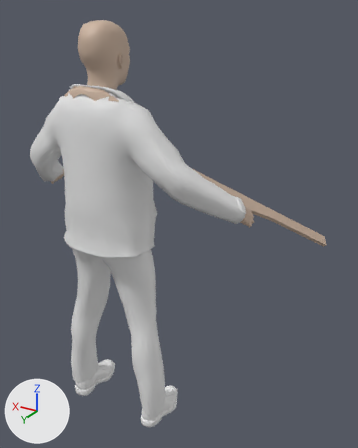
A saved change to the FBX model Assets/blackwhite-side-scroller/Models/enemy.fbx.
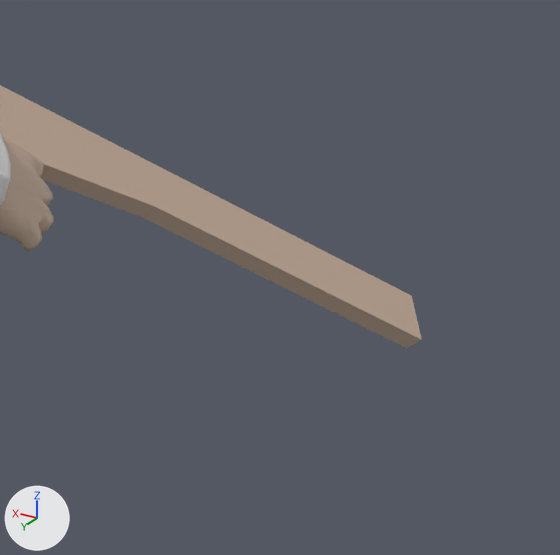
Old and new are each drawn whole from a 50 mm lens placed at (-1.272, 1.508, 1.807), pointed at (-0.166, -0.334, 0.886) and again close up on the part from 68% to 99% of the width and 40% to 64% of the height. Lighting does not change. The marker at lower left points along +X, +Y and +Z.

The scene before the commit, as lines of its bpy script (objects in view):
```python
me_makehuman_character_base = bpy.data.meshes.new('makehuman_character-base')
me_makehuman_character_base.from_pydata(...)  # 12219 vertices, 11688 faces; spans x -0.77..0.56, y -0.73..0.14, z -0.03..1.77
# faces by material slot: [5606, 1020, 2064, 2998]
me_makehuman_character_base.materials.append(mat_defaultskin)  # beige #cab19d
me_makehuman_character_base.materials.append(mat_eye_brown)  # its picture is missing
me_makehuman_character_base.materials.append(mat_shoes03)  # its picture is missing
me_makehuman_character_base.materials.append(mat_male_casualsuit05)  # its picture is missing
# before: 12213 (-0.59, -0.44, 0.96) at pixel (155, 206), 12214 (-0.58, -0.44, 0.95) at pixel (140, 216), 12217 (-0.77, -0.69, 0.78) at pixel (421, 339), 12218 (-0.76, -0.69, 0.77) at pixel (406, 348)
ob_makehuman_character_base = bpy.data.objects.new('makehuman_character-base', me_makehuman_character_base)
ob_makehuman_character_base.location = (0.0, 0.0, 0.0)
```
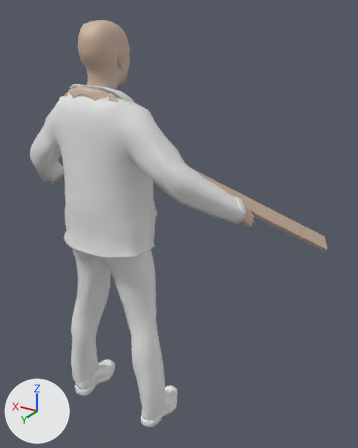
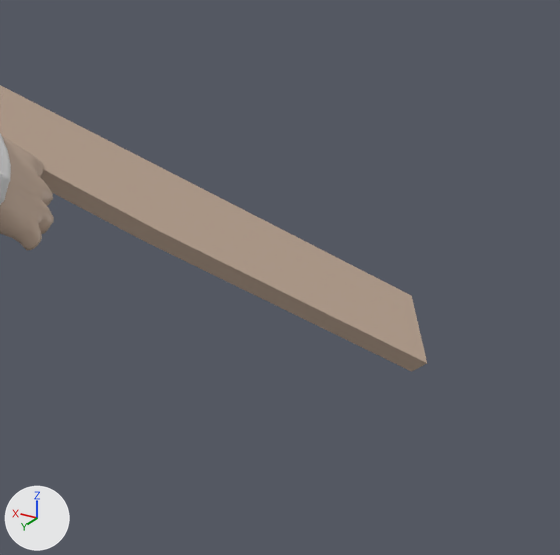
What differs and where, as boxes (x1, y1, x2, y2) in the close-ups (560 x 555 px):
'makehuman_character-base', reshaped: before (0, 85, 422, 348); after (0, 85, 427, 372)

The change in detail:
me_makehuman_character_base has 12219 vertices, 11688 faces and spans x -0.77..0.56, y -0.73..0.14, z -0.03..1.77.
me_makehuman_character_base is used by ob_makehuman_character_base; location (0.0, 0.0, 0.0).
Part 1, on me_makehuman_character_base:
Vertices 12213, 12214, 12217, 12218 of me_makehuman_character_base move by (-0.01, 0.02, -0.01).
